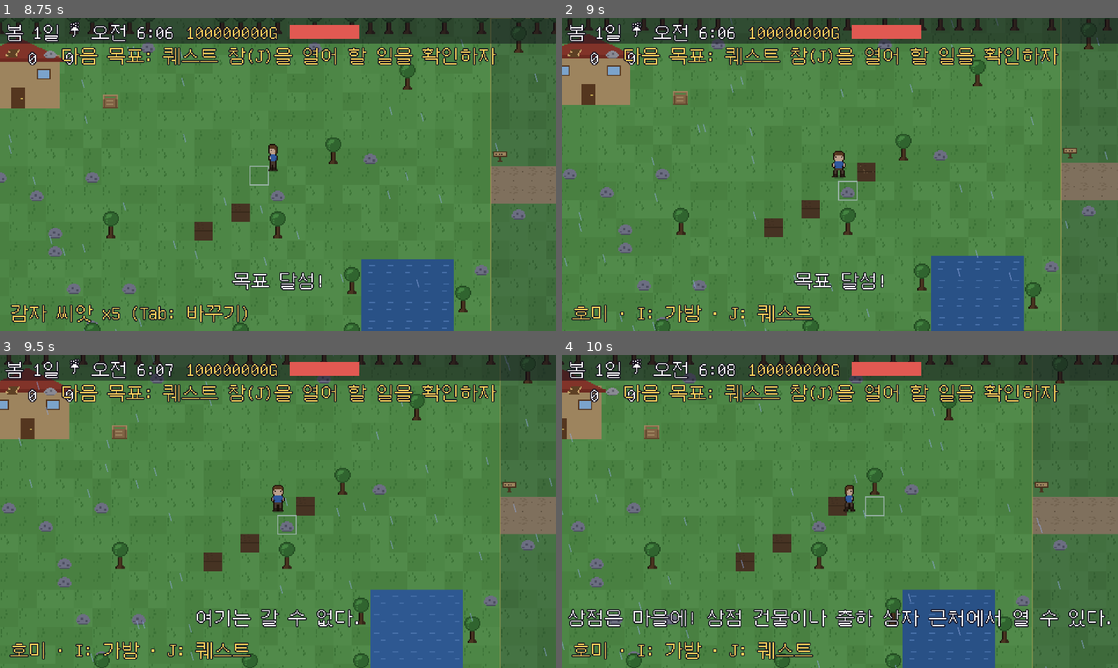
Above: before the commit, frames 1-4 (two rows, left to right).
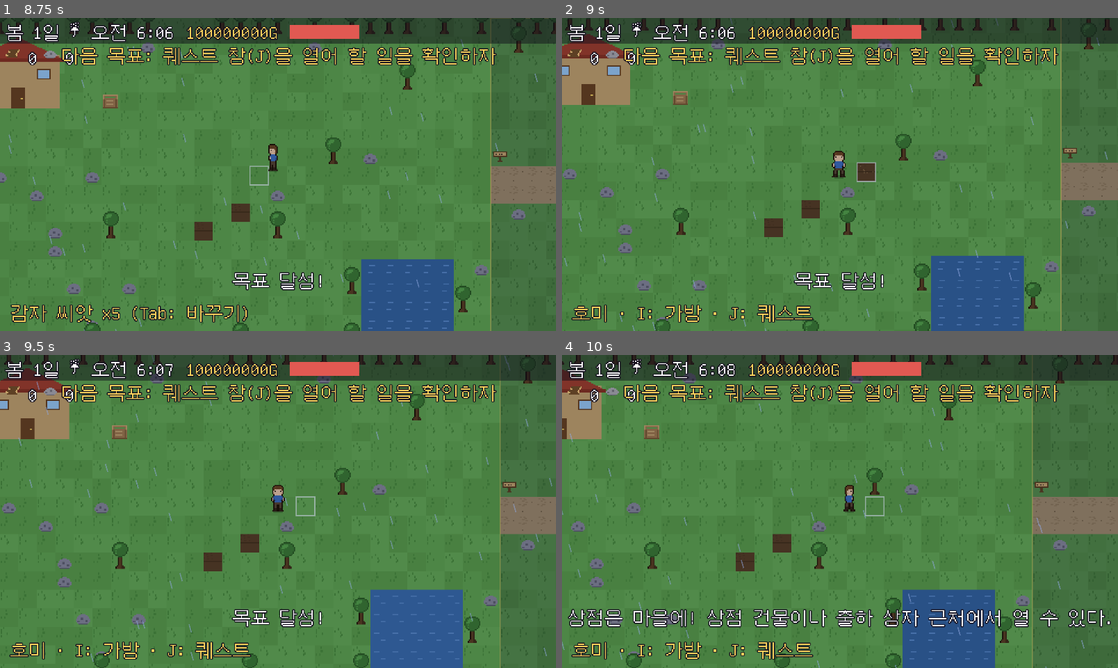
Above: after the commit, the same moments.

Repository: kyojin00/kyojingame
Game: Godot game, scene res://scenes/title.tscn
Two runs of this game, one before a commit and one after it. Both use one fixed random seed, a clock stepped at 60 frames per second and the inputs below.
Inputs (mouse positions are in pixels of both pictures, inside the frame that each line leads up to):
- Up to frame 1 (8.75 s): click "새로 시작" at 0.5 s; click "다음 >" at 1.25 s; click "< 이전" at 2 s; click "건너뛰기 >>" at 2.75 s; click "튜토리얼 시작" at 3.5 s; tap Enter at 4.25 s; move the mouse to (400, 158) at 4.27 s; hold D (move_right) 4.28-5.03 s; hold E (interact) 4.28-5.03 s; click (400, 158) at 4.42 s; tap B (open_shop) at 4.52, 4.82, 5.27, 5.3, 5.57, 6.77, 7.07, 7.52, 7.55, 7.82, 8.27, 8.57 s; tap Space (use_tool) at 4.55, 5.1, 6.8 s; move the mouse to (166, 190) at 5.02 s; hold S (move_down) 5.03-5.78 s; click (166, 190) at 5.17 s; move the mouse to (333, 105) at 5.77 s; hold D (move_right) 5.78-6.53 s; hold B (open_shop) 5.78-6.53 s; click (333, 105) at 5.92 s; tap E (interact) at 6.05, 8.3 s; move the mouse to (250, 237) at 6.52 s; hold W (move_up) 6.53-7.28 s; tap Tab (cycle_seed) at 6.6 s; click (250, 237) at 6.67 s; move the mouse to (444, 221) at 7.27 s; hold E (interact) 7.28-8.03 s; hold A (move_left) from 7.28 s (still down); click (444, 221) at 7.42 s; tap M (open_map) at 7.9 s; move the mouse to (111, 127) at 8.02 s; tap J (open_quest) at 8.1 s; click (111, 127) at 8.17 s; tap Escape (ui_cancel) at 8.65 s
- Up to frame 2 (9 s): move the mouse to (867, 174) at 8.77 s; release A (move_left) at 8.78 s; hold S (move_down) from 8.78 s (still down); hold 1 (tool_1) from 8.78 s (still down); click (867, 174) at 8.92 s
- Up to frame 3 (9.5 s): keep holding S (move_down); keep holding 1 (tool_1); tap Space (use_tool) at 9.05 s
- Up to frame 4 (10 s): move the mouse to (756, 433) at 9.52 s; release S (move_down) at 9.53 s; release 1 (tool_1) at 9.53 s; hold D (move_right) from 9.53 s (still down); tap 2 (tool_2) at 9.6 s; click (756, 433) at 9.67 s; tap B (open_shop) at 9.77, 9.8 s

Frame 1 is identical in both runs. In frame 2, 0.1% of the frame differs, in the area x 49-57%, y 46-59%; in frame 3, 1.3%, in the area x 35-65%, y 45-88%; in frame 4, 0.2%.

Commit message:
M16: 최종 목표/엔딩 + 상점 기능 분리 + 마우스 8방향 타겟
- 최종 목표 "할아버지의 농장 부활": 부지 6곳을 모두 되찾으면 에필로그
  스토리 + 플레이 통계(엔딩 기록) 표시, 이후 자유 플레이 계속
  퀘스트 창(J)에 진행도(N/6) 상시 표시, ending_seen 저장/멀티 동기화
- 상점별 기능 분리: 잡화점(씨앗/판매)·출하상자(판매)·목장(동물)·
  대장간(강화)·수산시장(도감)만 — 허용된 탭만 보이고 B키도 가게에 맞게
- 마우스 8방향 타겟: 주변 8칸(대각선 포함) 호버로 타겟 선택,
  클릭 사용/자동 도구/하이라이트 연동

Co-Authored-By: Claude Fable 5 <noreply@anthropic.com>
Claude-Session: https://claude.ai/code/session_01G16d56kTH5eNwk3gstTUwt

Diff:
--- a/game/scripts/game_data.gd
+++ b/game/scripts/game_data.gd
@@ -418,6 +418,8 @@
 const RECIPE_IDS := ["dish_baked_potato", "dish_soup", "dish_jam", "dish_cornbread",
 	"dish_grilled_fish", "dish_stew", "dish_pie", "dish_salad", "dish_punch", "dish_eggplant"]
 var recipes_cooked := {}  # 도감: id -> 만든 횟수
+# 최종 목표(모든 부지 회수 = 할아버지의 농장 부활) 달성 후 엔딩을 봤는가
+var ending_seen := false
 
 
 # 재료 보유량 (작물이면 수확물, 아니면 아이템)
@@ -647,6 +649,7 @@
 	fish_caught = {}
 	mob_kills = {}
 	recipes_cooked = {}
+	ending_seen = false
 	owned_pets = []
 	active_pet = ""
 	for id in CROP_IDS:
@@ -769,6 +772,7 @@
 		"skills": skills,
 		"furniture": furniture,
 		"recipes_cooked": recipes_cooked,
+		"ending_seen": ending_seen,
 		"owned_pets": owned_pets,
 		"active_pet": active_pet,
 		"player": [player_pos.x, player_pos.y],
@@ -795,7 +799,7 @@
 		"quest": quest, "tool_level": tool_level,
 		"owned_parcels": owned_parcels,
 		"skills": skills, "furniture": furniture,
-		"recipes_cooked": recipes_cooked,
+		"recipes_cooked": recipes_cooked, "ending_seen": ending_seen,
 		"owned_pets": owned_pets, "active_pet": active_pet,
 	}
 
@@ -826,6 +830,7 @@
 		recipes_cooked[k] = int(d.recipes_cooked[k])
 	owned_pets = d.get("owned_pets", owned_pets)
 	active_pet = str(d.get("active_pet", active_pet))
+	ending_seen = bool(d.get("ending_seen", ending_seen))
 	var q: Variant = d.get("quest", {})
 	if typeof(q) == TYPE_DICTIONARY:
 		if q.is_empty():
--- a/game/scripts/main.gd
+++ b/game/scripts/main.gd
@@ -525,9 +525,28 @@
 	return Vector2i(int(floor(player.position.x / TILE)), int(floor(player.position.y / TILE)))
 
 
+# 마우스가 플레이어 주변 8칸 위에 있으면 그 칸이 타겟 (대각선 선택 가능)
+var _mouse_target := Vector2i(-999, -999)
+
+
+func _update_mouse_target() -> void:
+	if player == null:
+		_mouse_target = Vector2i(-999, -999)
+		return
+	var mp := get_global_mouse_position()
+	var t := Vector2i(int(floor(mp.x / TILE)), int(floor(mp.y / TILE)))
+	var d := t - player_tile()
+	if d != Vector2i.ZERO and absi(d.x) <= 1 and absi(d.y) <= 1:
+		_mouse_target = t
+	else:
+		_mouse_target = Vector2i(-999, -999)
+
+
 func target_tile() -> Vector2i:
 	if _target_override.x != -999:
 		return _target_override  # 원격 플레이어 행동 처리 중
+	if _mouse_target.x != -999:
+		return _mouse_target
 	var dirs := {
 		"down": Vector2i(0, 1), "up": Vector2i(0, -1),
 		"left": Vector2i(-1, 0), "right": Vector2i(1, 0),
@@ -897,7 +916,7 @@
 		if obj == null:
 			continue
 		if obj.kind == "bin":
-			shop.open("sell")
+			shop.open("sell", ["sell"])
 			return
 		if obj.kind == "board":
 			_open_quest_board()
@@ -913,13 +932,13 @@
 				"home":
 					interior.open()  # 우리집 입장
 				"general":
-					shop.open("buy")
+					shop.open("buy", ["buy", "sell"])
 				"ranch":
-					shop.open("animal")
+					shop.open("animal", ["animal"])
 				"smith":
-					shop.open("upgrade")
+					shop.open("upgrade", ["upgrade"])
 				"fish":
-					shop.open("codex")
+					shop.open("codex", ["codex"])
 				_:
 					hud.show_message("철수네 집이다. 낚시하러 갔는지 조용하다.")
 			return
@@ -996,9 +1015,16 @@
 	],
 }
 
+# 최종 목표: 모든 부지를 되찾아 할아버지의 농장을 부활시키기 → 엔딩
+const ENDING_PAGES := [
+	["에필로그 · 약속", "마지막 문서에 도장을 찍었다.\n할아버지의 땅 전부가\n다시 우리 농장이 되었다.\n\n이장님은 모자를 벗으며 웃었다.\n'축하하네, 젊은 농부.'"],
+	["에필로그 · 부치지 못한 편지", "그날 밤, 책상 서랍 깊은 곳에서\n부치지 못한 편지 한 장을 발견했다.\n\n'네가 이 편지를 읽고 있다면,\n농장은 이미 너의 것이겠구나.'"],
+	["에필로그 · 할아버지의 꿈", "'고맙다. 내 꿈을 이어줘서.\n하지만 기억하렴 —\n농장의 진짜 주인은 땅이 아니라\n거기서 흘린 웃음과 땀이란다.'\n\n창밖에는 우리 밭이\n달빛을 받아 반짝이고 있었다."],
+]
+
 var _story_idx := 0
 var _story_pages: Array = []
-var _story_mode := "intro"  # "intro": 오프닝(튜토리얼로 연결) / "parcel": 부지 스토리
+var _story_mode := "intro"  # "intro": 오프닝 / "parcel": 부지 스토리 / "ending": 엔딩
 var story_layer: CanvasLayer
 var _story_title: Label
 var _story_body: Label
@@ -1085,8 +1111,9 @@
 		var page: Array = _story_pages[_story_idx]
 		_story_title.text = page[0]
 		_story_body.text = page[1]
-		if _story_mode == "parcel" and _story_idx == _story_pages.size() - 1:
-			_story_add_button("탐험 시작!", _close_story)
+		if _story_mode != "intro" and _story_idx == _story_pages.size() - 1:
+			_story_add_button("탐험 시작!" if _story_mode == "parcel"
+				else "농장 생활 계속하기", _close_story)
 		else:
 			_story_add_button("다음 >", _next_story_page)
 			_story_add_button("건너뛰기 >>", func() -> void:
@@ -1106,13 +1133,48 @@
 	_show_story_page()
 
 
-# 부지 스토리 닫기 (오프닝과 달리 튜토리얼로 이어지지 않는다)
+# 부지/엔딩 스토리 닫기 (오프닝과 달리 튜토리얼로 이어지지 않는다)
 func _close_story() -> void:
 	Sound.play_sfx("sfx_ui")
+	var was_parcel := _story_mode == "parcel"
 	if story_layer != null:
 		story_layer.queue_free()
 		story_layer = null
 	hud.visible = true
+	# 마지막 부지까지 되찾았으면 최종 목표 달성 → 엔딩
+	if was_parcel and not GameData.ending_seen and _all_parcels_owned():
+		show_ending()
+
+
+func _all_parcels_owned() -> bool:
+	for pid in GameData.PARCELS:
+		if not GameData.owned_parcels.has(pid):
+			return false
+	return true
+
+
+func show_ending() -> void:
+	GameData.ending_seen = true
+	save_now()
+	hud.visible = false
+	_story_mode = "ending"
+	var kills := 0
+	for k in GameData.mob_kills:
+		kills += int(GameData.mob_kills[k])
+	var fish_n := 0
+	for k in GameData.fish_caught:
+		fish_n += int(GameData.fish_caught[k])
+	var skill_sum := 0
+	for sid in GameData.SKILL_IDS:
+		skill_sum += GameData.skill_lv(sid)
+	_story_pages = ENDING_PAGES.duplicate()
+	_story_pages.append(["농장 부활의 기록",
+		"함께한 날: %d일째\n소지금: %dG\n낚은 물고기: %d마리 · 처치한 몬스터: %d\n만든 요리: %d종류 · 능력치 합계: Lv.%d\n\n...그리고 농장 생활은 계속된다!" %
+		[GameData.day, GameData.money, fish_n, kills,
+		GameData.recipes_cooked.size(), skill_sum]])
+	_build_story_ui()
+	_story_idx = 0
+	_show_story_page()
 
 
 func _story_add_button(text: String, cb: Callable) -> void:
@@ -1575,6 +1637,7 @@
 		if _growth_timer >= 0.7:
 			_growth_tick(_growth_timer * MIN_PER_SEC)
 			_growth_timer = 0.0
+		_update_mouse_target()
 		_auto_select_tool()
 		_update_fishing(delta)
 		if player.walked > 40.0:
@@ -1726,10 +1789,19 @@
 	elif event.is_action_pressed("interact"):
 		interact()
 	elif event.is_action_pressed("open_shop"):
-		if _near_shop():
-			shop.open("buy")
-		else:
-			hud.show_message("상점은 마을에! 상점 건물이나 출하 상자 근처에서 열 수 있다.")
+		match _near_shop():
+			"general":
+				shop.open("buy", ["buy", "sell"])
+			"bin":
+				shop.open("sell", ["sell"])
+			"ranch":
+				shop.open("animal", ["animal"])
+			"smith":
+				shop.open("upgrade", ["upgrade"])
+			"fish":
+				shop.open("codex", ["codex"])
+			_:
+				hud.show_message("상점은 마을에! 상점 건물이나 출하 상자 근처에서 열 수 있다.")
 	elif event.is_action_pressed("save_game"):
 		save_now()
 		hud.show_message("저장했다!")
@@ -1746,32 +1818,31 @@
 
 
 # 상점 건물/출하 상자 근처인가 (B키 사용 조건)
-func _near_shop() -> bool:
+# 근처 가게 종류 반환 ("" = 없음). B키가 그 가게에 맞는 탭만 연다
+func _near_shop() -> String:
 	var p := player_tile()
 	for dy in range(-3, 4):
 		for dx in range(-3, 4):
 			var t := p + Vector2i(dx, dy)
-			if _building_kind_at(t) in ["general", "ranch", "smith", "fish"]:
-				return true
+			var bk := _building_kind_at(t)
+			if bk in ["general", "ranch", "smith", "fish"]:
+				return bk
 			var obj: Variant = objects.get(t)
 			if obj != null and obj.kind == "bin":
-				return true
-	return false
+				return "bin"
+	return ""
 
 
 func _click_at(pos: Vector2) -> void:
-	# 플레이어 인접(또는 발밑) 타일 클릭 시 그 방향을 보고 도구를 쓴다.
+	# 플레이어 주변 8칸(대각선 포함) 또는 발밑 클릭 시 그쪽을 보고 도구를 쓴다.
 	var t := Vector2i(int(floor(pos.x / TILE)), int(floor(pos.y / TILE)))
 	var d := t - player_tile()
-	if absi(d.x) + absi(d.y) == 1:
-		if d.x == 1:
-			player.dir = "right"
-		elif d.x == -1:
-			player.dir = "left"
-		elif d.y == 1:
-			player.dir = "down"
+	if d != Vector2i.ZERO and absi(d.x) <= 1 and absi(d.y) <= 1:
+		# 스프라이트 방향은 우세한 축 기준 (대각선이면 좌우 우선)
+		if d.x != 0:
+			player.dir = "right" if d.x > 0 else "left"
 		else:
-			player.dir = "up"
+			player.dir = "down" if d.y > 0 else "up"
 		use_tool()
 	elif d == Vector2i.ZERO:
 		use_tool()
--- a/game/scripts/quest_ui.gd
+++ b/game/scripts/quest_ui.gd
@@ -106,18 +106,25 @@
 			_line("  [미수락] %s %d개 납품 - 보상 %dG" % [crop_name, int(q.qty), int(q.reward)])
 			_line("    마을 광장 게시판(E)에서 수락하자.", Color(0.75, 0.72, 0.85))
 
-	# 영토 확장
+	# 최종 목표: 할아버지의 농장 부활
 	_line("")
-	_line("[영토 확장]", Color(0.65, 0.85, 0.6))
+	_line("[최종 목표: 할아버지의 농장 부활]", Color(0.65, 0.85, 0.6))
+	var total := 0
+	var owned := 0
 	var next_pid := ""
 	for pid in GameData.PARCELS:
-		if not GameData.owned_parcels.has(pid):
+		total += 1
+		if GameData.owned_parcels.has(pid):
+			owned += 1
+		elif next_pid == "":
 			next_pid = pid
-			break
 	if next_pid == "":
-		_line("  모든 부지를 손에 넣었다! 이 땅의 주인은 나다.")
+		_line("  달성! 할아버지의 땅을 전부 되찾았다. (%d/%d)" % [owned, total],
+			Color("ffd75e"))
+		_line("    농장 생활은 계속된다. 도감을 채워보자!", Color(0.75, 0.72, 0.85))
 	else:
 		var def: Dictionary = GameData.PARCELS[next_pid]
-		_line("  다음 부지: %s (%dG)" % [def.name, int(def.price)])
-		_line("    지도(%s)에서 위치 확인 · 표지판에서 구입" % GameData.key_label("open_map"),
+		_line("  잃어버린 부지를 모두 되찾자 (%d/%d)" % [owned, total])
+		_line("    다음 부지: %s (%dG) · 지도(%s)에서 확인" %
+			[def.name, int(def.price), GameData.key_label("open_map")],
 			Color(0.75, 0.72, 0.85))
--- a/game/scripts/shop_ui.gd
+++ b/game/scripts/shop_ui.gd
@@ -1,8 +1,14 @@
-# 상점 UI: 씨앗 구매 / 작물 판매
+# 상점 UI: 씨앗 구매 / 작물 판매 (가게마다 허용된 탭만 보인다)
 extends CanvasLayer
+
+const TAB_BUTTONS := {
+	"buy": "BuyBtn", "sell": "SellBtn", "animal": "AnimalBtn",
+	"upgrade": "UpgradeBtn", "codex": "CodexBtn",
+}
 
 var main: Node2D
 var tab := "buy"
+var allowed: Array = TAB_BUTTONS.keys()
 
 @onready var items_box: VBoxContainer = $Panel/V/Scroll/Items
 
@@ -17,12 +23,18 @@
 
 
 func _on_tab(t: String) -> void:
+	if not allowed.has(t):
+		return
 	tab = t
 	_rebuild()
 
 
-func open(t: String) -> void:
+# allowed_tabs: 이 가게에서 쓸 수 있는 탭 (비우면 t 하나만)
+func open(t: String, allowed_tabs: Array = []) -> void:
 	tab = t
+	allowed = allowed_tabs if not allowed_tabs.is_empty() else [t]
+	for key in TAB_BUTTONS:
+		get_node("Panel/V/Tabs/" + TAB_BUTTONS[key]).visible = allowed.has(key)
 	visible = true
 	if main != null:
 		main.tutorial_notify("shop")
Not shown, changed: ROADMAP.md
